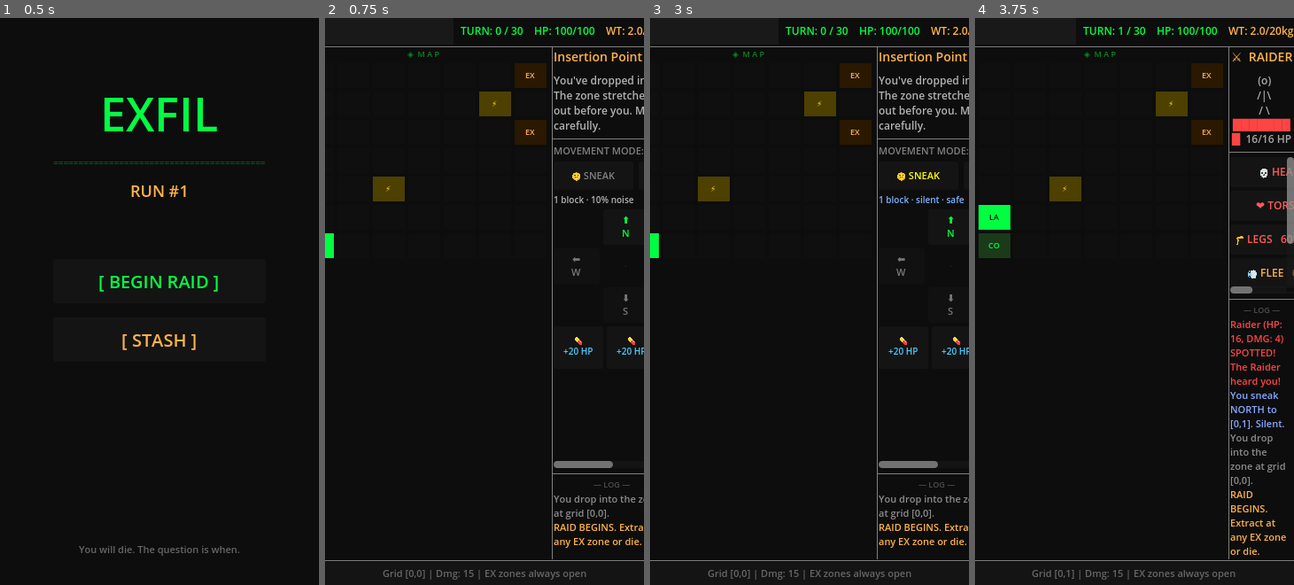
Above: before the commit, frames 1-4 (left to right).
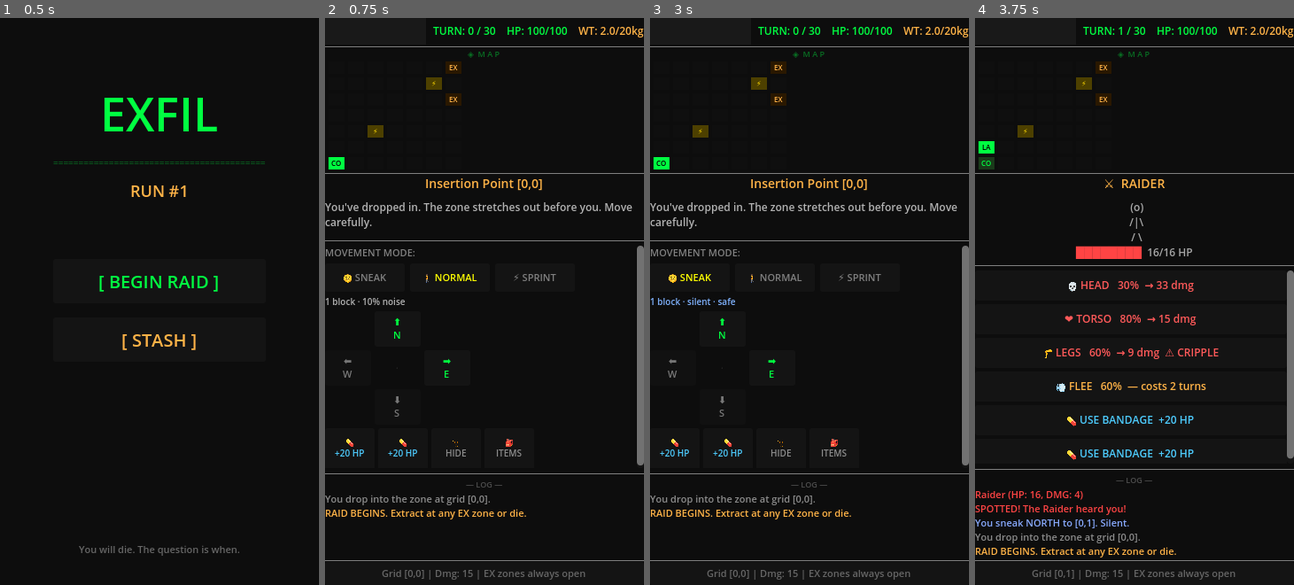
Above: after the commit, the same moments.

Repository: RJDray/Exfil
Game: Godot game, scene res://scenes/MainMenu.tscn
Same seed, same stepped clock (60 frames per second), same inputs: the game is played once before the commit and once after it.
Inputs (mouse positions are in pixels of both pictures, inside the frame that each line leads up to):
- Up to frame 1 (0.5 s): no input
- Up to frame 2 (0.75 s): click "[ BEGIN RAID ]" at 0.5 s
- Up to frame 3 (3 s): click (774, 278) at 1.25 s, where only the run after the commit has a clickable "🚶 NORMAL"; click (774, 278) at 2 s, where only the run after the commit has a clickable "🚶 NORMAL"; click "🤫 SNEAK" at 2.75 s
- Up to frame 4 (3.75 s): click "⬆ N" at 3.5 s

Frame 1 is identical in both runs. In frame 2, 10% of the frame differs, in the area x 0-100%, y 1-100%; in frame 3, 10%; in frame 4, 12%, in the area x 0-100%, y 5-96%.

Commit message:
feat(ui): compact header map layout — always-visible 7x7 strip at top, full-width content below

Diff:
--- a/scenes/Raid.tscn
+++ b/scenes/Raid.tscn
@@ -74,48 +74,43 @@
 layout_mode = 2
 theme_override_colors/separator_color = Color(0, 1, 0.255, 0.2)
 
-[node name="ContentHBox" type="HBoxContainer" parent="MainVBox"]
+[node name="MapSection" type="VBoxContainer" parent="MainVBox"]
 layout_mode = 2
-size_flags_vertical = 3
-theme_override_constants/separation = 0
-
-[node name="LeftPanel" type="VBoxContainer" parent="MainVBox/ContentHBox"]
-layout_mode = 2
-custom_minimum_size = Vector2(210, 0)
-size_flags_horizontal = 0
+custom_minimum_size = Vector2(0, 120)
 theme_override_constants/separation = 2
 
-[node name="MapTitle" type="Label" parent="MainVBox/ContentHBox/LeftPanel"]
+[node name="MapTitle" type="Label" parent="MainVBox/MapSection"]
 layout_mode = 2
-theme_override_colors/font_color = Color(0, 1, 0.255, 0.5)
+theme_override_colors/font_color = Color(0, 1, 0.255, 0.4)
 theme_override_font_sizes/font_size = 9
 text = "◈  M A P"
 horizontal_alignment = 1
 
-[node name="MinimapMargin" type="MarginContainer" parent="MainVBox/ContentHBox/LeftPanel"]
+[node name="MinimapMargin" type="MarginContainer" parent="MainVBox/MapSection"]
 unique_name_in_owner = true
 layout_mode = 2
+size_flags_horizontal = 3
 theme_override_constants/margin_left = 4
 theme_override_constants/margin_right = 4
-theme_override_constants/margin_top = 2
+theme_override_constants/margin_top = 0
 theme_override_constants/margin_bottom = 2
 
-[node name="MinimapGrid" type="GridContainer" parent="MainVBox/ContentHBox/LeftPanel/MinimapMargin"]
+[node name="MinimapGrid" type="GridContainer" parent="MainVBox/MapSection/MinimapMargin"]
 unique_name_in_owner = true
 layout_mode = 2
 size_flags_horizontal = 3
 columns = 7
 
-[node name="VSeparator" type="VSeparator" parent="MainVBox/ContentHBox"]
+[node name="Divider2" type="HSeparator" parent="MainVBox"]
 layout_mode = 2
 theme_override_colors/separator_color = Color(0, 1, 0.255, 0.2)
 
-[node name="RightPanel" type="VBoxContainer" parent="MainVBox/ContentHBox"]
+[node name="ContentSection" type="VBoxContainer" parent="MainVBox"]
 layout_mode = 2
-size_flags_horizontal = 3
+size_flags_vertical = 3
 theme_override_constants/separation = 4
 
-[node name="RoomTitle" type="Label" parent="MainVBox/ContentHBox/RightPanel"]
+[node name="RoomTitle" type="Label" parent="MainVBox/ContentSection"]
 unique_name_in_owner = true
 layout_mode = 2
 custom_minimum_size = Vector2(0, 24)
@@ -124,10 +119,10 @@
 text = "ROOM NAME"
 horizontal_alignment = 1
 
-[node name="RoomDesc" type="RichTextLabel" parent="MainVBox/ContentHBox/RightPanel"]
+[node name="RoomDesc" type="RichTextLabel" parent="MainVBox/ContentSection"]
 unique_name_in_owner = true
 layout_mode = 2
-custom_minimum_size = Vector2(0, 48)
+custom_minimum_size = Vector2(0, 40)
 bbcode_enabled = true
 theme_override_colors/default_color = Color(0.65, 0.65, 0.65, 1)
 theme_override_font_sizes/normal_font_size = 12
@@ -135,37 +130,37 @@
 scroll_active = false
 text = ""
 
-[node name="Divider2" type="HSeparator" parent="MainVBox/ContentHBox/RightPanel"]
+[node name="Divider3" type="HSeparator" parent="MainVBox/ContentSection"]
 layout_mode = 2
 theme_override_colors/separator_color = Color(0, 1, 0.255, 0.15)
 
-[node name="ActionScroll" type="ScrollContainer" parent="MainVBox/ContentHBox/RightPanel"]
+[node name="ActionScroll" type="ScrollContainer" parent="MainVBox/ContentSection"]
 layout_mode = 2
 size_flags_vertical = 3
 
-[node name="ActionContainer" type="VBoxContainer" parent="MainVBox/ContentHBox/RightPanel/ActionScroll"]
+[node name="ActionContainer" type="VBoxContainer" parent="MainVBox/ContentSection/ActionScroll"]
 unique_name_in_owner = true
 layout_mode = 2
 size_flags_horizontal = 3
 theme_override_constants/separation = 4
 
-[node name="Divider3" type="HSeparator" parent="MainVBox/ContentHBox/RightPanel"]
+[node name="Divider4" type="HSeparator" parent="MainVBox/ContentSection"]
 layout_mode = 2
 theme_override_colors/separator_color = Color(0, 1, 0.255, 0.15)
 
-[node name="LogSection" type="VBoxContainer" parent="MainVBox/ContentHBox/RightPanel"]
+[node name="LogSection" type="VBoxContainer" parent="MainVBox/ContentSection"]
 layout_mode = 2
 custom_minimum_size = Vector2(0, 90)
 theme_override_constants/separation = 2
 
-[node name="LogLabel" type="Label" parent="MainVBox/ContentHBox/RightPanel/LogSection"]
+[node name="LogLabel" type="Label" parent="MainVBox/ContentSection/LogSection"]
 layout_mode = 2
 theme_override_colors/font_color = Color(0.3, 0.3, 0.3, 1)
 theme_override_font_sizes/font_size = 9
 text = "— LOG —"
 horizontal_alignment = 1
 
-[node name="LogText" type="RichTextLabel" parent="MainVBox/ContentHBox/RightPanel/LogSection"]
+[node name="LogText" type="RichTextLabel" parent="MainVBox/ContentSection/LogSection"]
 unique_name_in_owner = true
 layout_mode = 2
 size_flags_vertical = 3
@@ -177,7 +172,7 @@
 scroll_active = false
 text = ""
 
-[node name="Divider4" type="HSeparator" parent="MainVBox"]
+[node name="Divider5" type="HSeparator" parent="MainVBox"]
 layout_mode = 2
 theme_override_colors/separator_color = Color(0, 1, 0.255, 0.2)
 
--- a/scripts/Raid.gd
+++ b/scripts/Raid.gd
@@ -50,7 +50,6 @@
 @onready var log_text: RichTextLabel = %LogText
 @onready var status_label: Label = %StatusLabel
 @onready var minimap_grid: GridContainer = %MinimapGrid
-var minimap_expanded: bool = true  # Always expanded — map is always shown
 
 var event_log: Array = []
 
@@ -322,10 +321,10 @@
 		child.queue_free()
 
 	var pos := GameData.player_pos
-	# Compact: small dots. Expanded: labelled squares.
-	var cell_w := 36 if minimap_expanded else 18
-	var cell_h := 28 if minimap_expanded else 12
-	var font_size := 9 if minimap_expanded else 7
+	# Compact header map — fixed small cells
+	var cell_w := 18
+	var cell_h := 14
+	var font_size := 8
 
 	# y=6 at top (north), y=0 at south
 	for y_display in MAP_SIZE:
@@ -354,32 +353,32 @@
 			if is_current:
 				# Player position — bright green
 				bg.color = Color("#00ff41")
-				cell.text = abbr if minimap_expanded else ""
+				cell.text = abbr
 				cell.add_theme_color_override("font_color", Color(0, 0, 0))
 			elif is_poi and not visited:
 				# Unvisited POI — dim gold (always revealed)
 				bg.color = Color(0.3, 0.25, 0.0)
-				cell.text = "⚡" if minimap_expanded else ""
+				cell.text = "⚡"
 				cell.add_theme_color_override("font_color", Color(1.0, 0.85, 0.0))
 			elif is_poi and visited:
 				# Visited POI — bright gold
 				bg.color = Color(1.0, 0.85, 0.0)
-				cell.text = "⚡" if minimap_expanded else ""
+				cell.text = "⚡"
 				cell.add_theme_color_override("font_color", Color(0, 0, 0))
 			elif is_extract and not visited:
 				# Unvisited extract — dim amber (always reveal so player can navigate)
 				bg.color = Color("#2a1800")
-				cell.text = "EX" if minimap_expanded else ""
+				cell.text = "EX"
 				cell.add_theme_color_override("font_color", Color("#ffb347"))
 			elif is_extract and visited:
 				# Visited extract — bright amber
 				bg.color = Color("#ffb347")
-				cell.text = "EX" if minimap_expanded else ""
+				cell.text = "EX"
 				cell.add_theme_color_override("font_color", Color(0, 0, 0))
 			elif visited:
 				# Visited normal room — dark green
 				bg.color = Color("#1a3a1a")
-				cell.text = abbr if minimap_expanded else ""
+				cell.text = abbr
 				cell.add_theme_color_override("font_color", Color("#00ff41"))
 			else:
 				# Unvisited, unknown — near black
